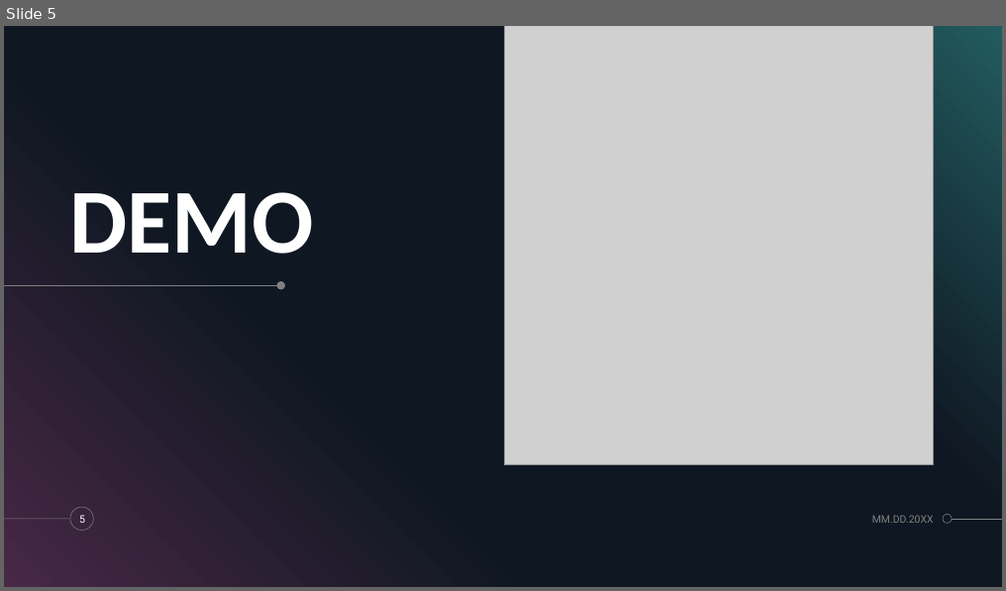
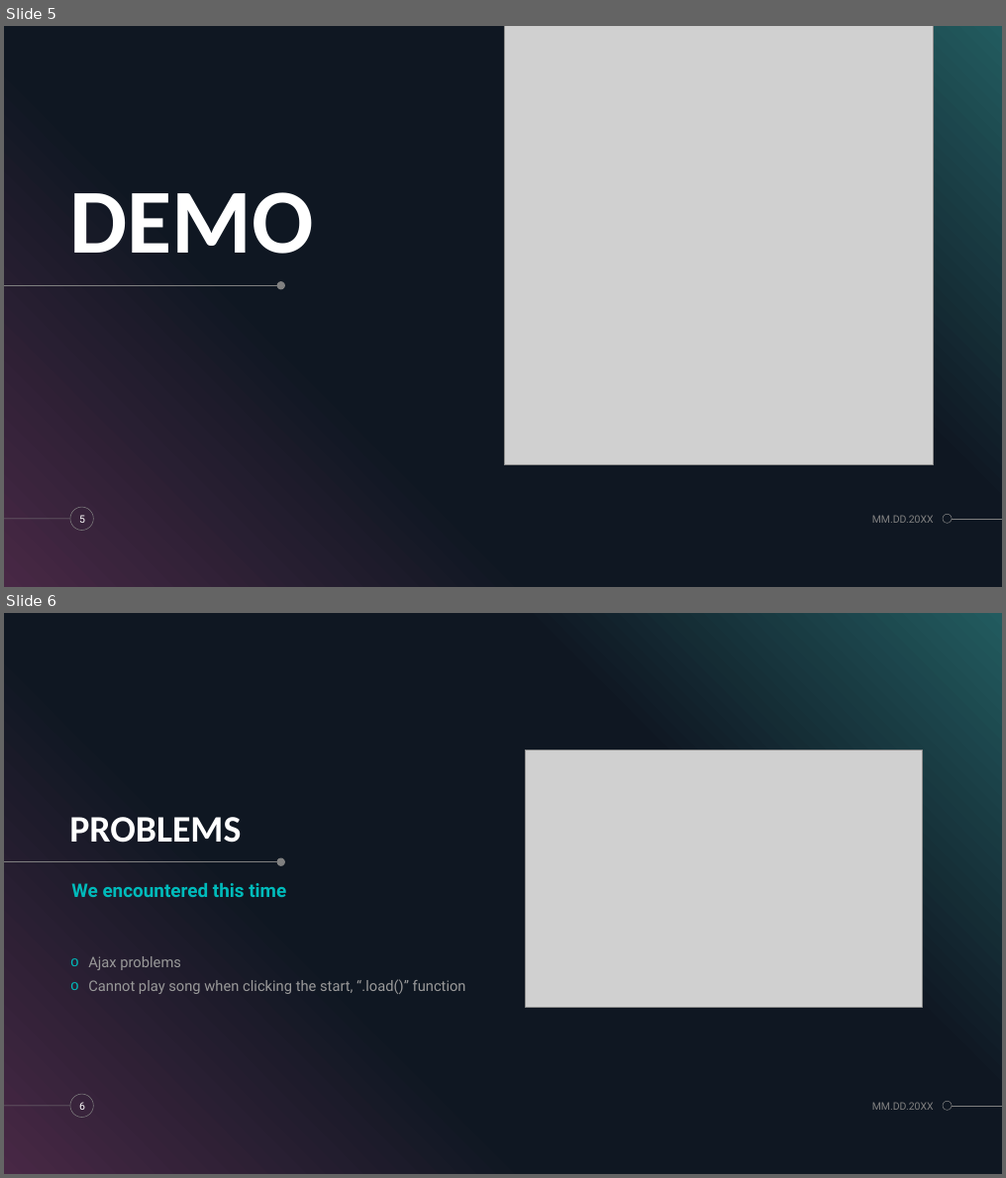
Before and after one commit to nicholeemma/synphony, a slide deck: SYNPHONY.pptx. Shown one above the other, each under a label of ours: slide 5 before the commit, slides 5 and 6 after it. The pictures are 1006x591 and 1006x1178 pixels, drawn with LibreOffice and Linux fonts; fonts in the diff are those of the drawing; grey boxes stand for pictures; background and template pictures are left out. Boxes give left, top, right and bottom in pixels: in the first picture for what was removed or moved away, otherwise in the second. Text is boxed around its words. In the diff, an @@ line names an element or a change of style, - is before the commit and + after.

```diff
--- a/SYNPHONY.pptx
+++ b/SYNPHONY.pptx
@@ slide 6 added at <box>4,613,1002,1174</box>, background #000000; not listed: 5 template elements that a slide beside it also shows @@
@@ picture added at <box>525,750,923,1008</box> @@
@@ title added at <box>69,817,241,843</box>, 36 pt, text #FFFFFF, bold @@
+PROBLEMS
@@ line added from (4, 862) to (281, 862), #808080 0.5 pt @@
@@ ellipse added at <box>277,858,285,866</box>, fill #808080 @@
@@ text added at <box>71,883,286,897</box>, 18 pt, text #00BBBB, bold @@
+We encountered this time
@@ text added at <box>88,957,466,994</box>, 14 pt, text #999999 @@
+o Ajax problems
+o Cannot play song when clicking the start, “.load()” function
@@ page number added at <box>79,1102,85,1110</box>, 10 pt, text #FFFFFF @@
+6
@@ text added at <box>872,1102,934,1110</box>, 10 pt, text #808080 @@
+MM.DD.20XX
```
Also in this commit, not shown: 5 slides changed, 1 other slide added, 1 slide removed, 1 other file.
